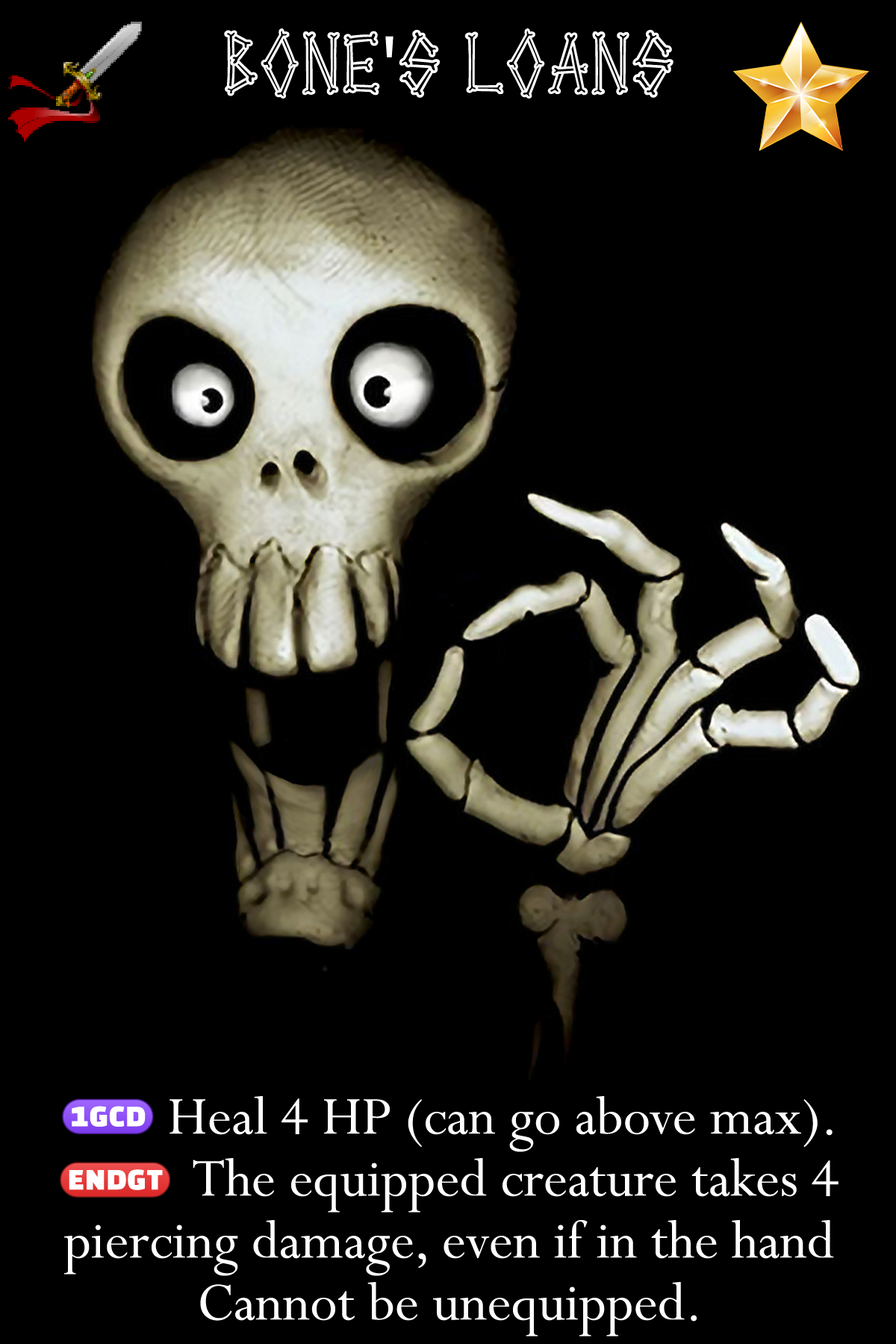
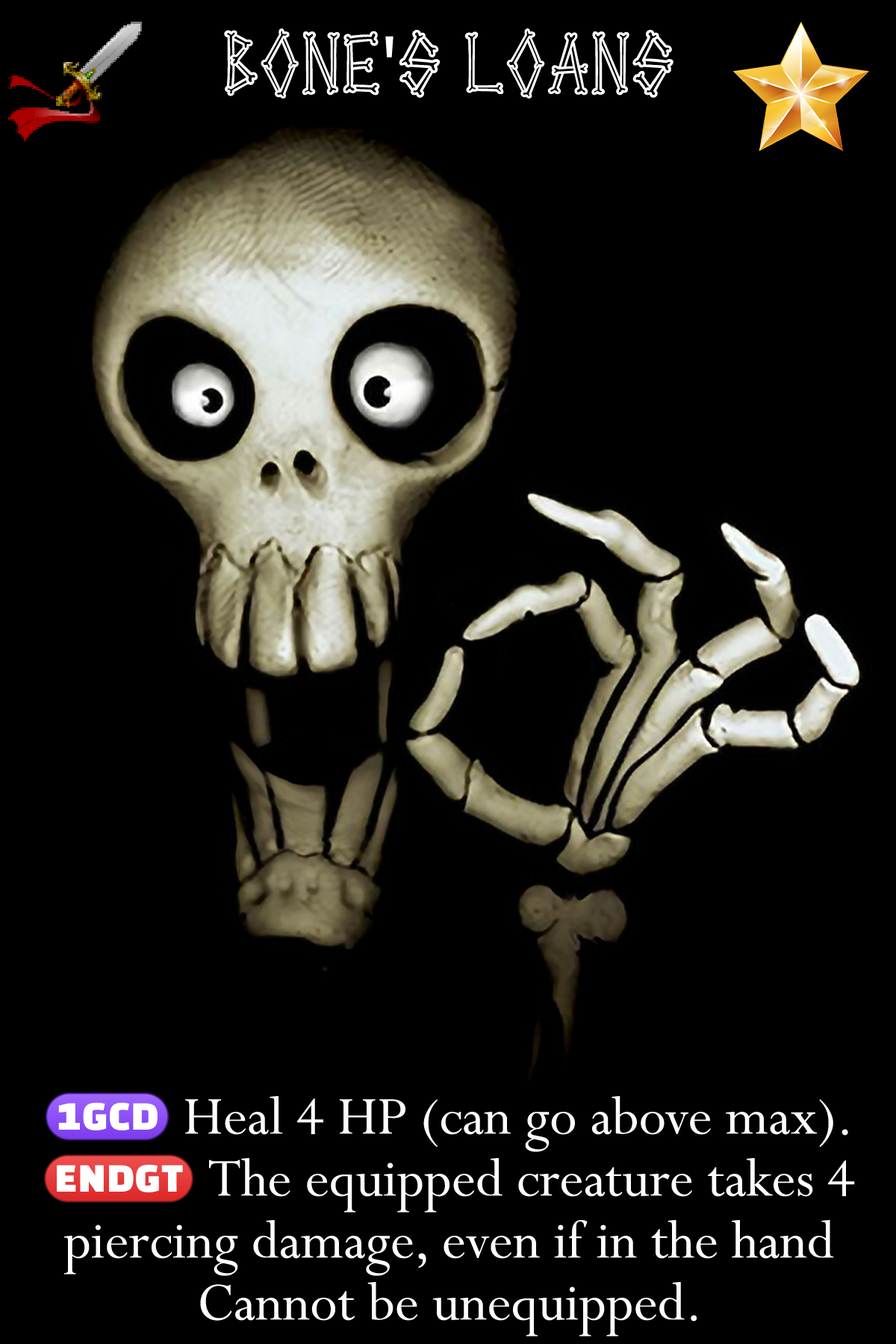
Comparing the layer stacks of the two w=896, h=1344 images. Changes:
painted on "Ability" over (44, 1091, 855, 1213)
